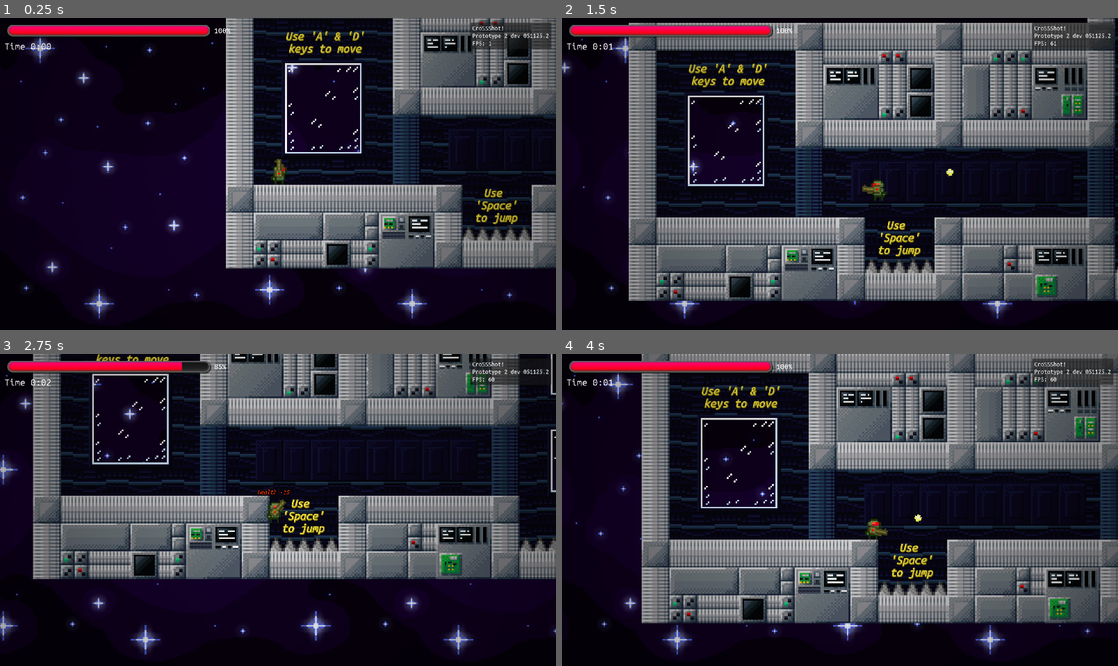
Above: before the commit, frames 1-4 (two rows, left to right).
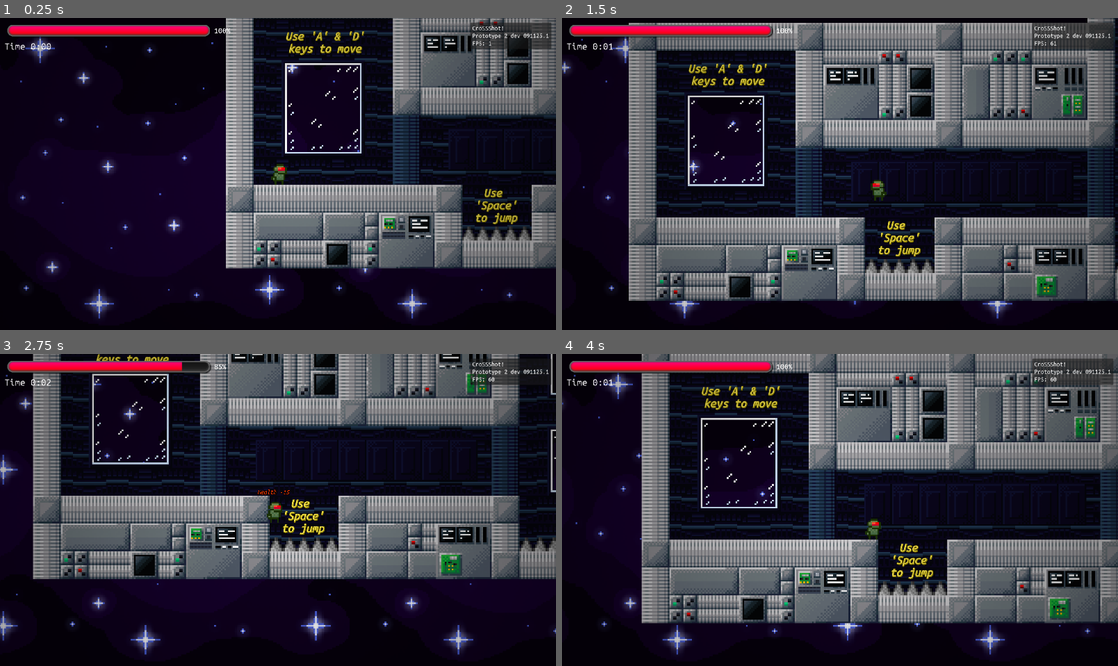
Above: after the commit, the same moments.

Repository: insey0/crossshot
Game: Godot game, scene res://levels/level1/level_1.tscn
The game is run twice, just before and just after one commit, with the same random seed, the same clock (stepped at 60 frames per second) and the same inputs.
Inputs (mouse positions are in pixels of both pictures, inside the frame that each line leads up to):
- Up to frame 1 (0.25 s): no input
- Up to frame 2 (1.5 s): tap Enter at 0.5 s; move the mouse to (962, 158) at 0.52 s; hold D (plr_right) from 0.53 s (still down); click (962, 158) at 0.6 s; tap Space (plr_jump) at 0.77 s; move the mouse to (728, 189) at 1.27 s; tap E (plr_interact) at 1.35 s
- Up to frame 3 (2.75 s): tap Space (plr_jump) at 1.52 s; click (166, 525) at 1.55 s; move the mouse to (333, 441) at 2.02 s; release D (plr_right) at 2.03 s; hold A (plr_left) from 2.03 s (still down); click (333, 441) at 2.1 s
- Up to frame 4 (4 s): move the mouse to (812, 572) at 2.77 s; release A (plr_left) at 2.78 s; hold D (plr_right) from 2.78 s (still down); tap R at 2.85 s; tap Space (plr_jump) at 3.02, 3.77 s; click (812, 572) at 3.05 s; move the mouse to (1006, 556) at 3.52 s; click (1006, 556) at 3.6 s

The runs differ from the first frame. In frame 1, less than 0.1% of the frame differs, in the area x 49-99%, y 4-52%; in frame 2, 0.1%, in the area x 54-99%, y 4-57%; in frame 3, less than 0.1%; in frame 4, 0.1%.

Commit message:
Добавлен подбор оружия

Diff:
--- a/entities/player/player.tscn
+++ b/entities/player/player.tscn
@@ -21,16 +21,13 @@
 [sub_resource type="RectangleShape2D" id="RectangleShape2D_abrql"]
 size = Vector2(36, 66)
 
-[node name="player" type="CharacterBody2D" node_paths=PackedStringArray("weapon_node", "weapon_sprite", "sprite", "muzzle", "shoot_delay", "input", "movement", "weapon", "health", "message") groups=["player"]]
+[node name="player" type="CharacterBody2D" node_paths=PackedStringArray("weapon_node", "weapon_sprite", "sprite", "input", "movement", "weapon", "health", "message") groups=["player"]]
 z_index = 1
 collision_layer = 2
 script = ExtResource("1_bls4j")
 weapon_node = NodePath("weapon")
 weapon_sprite = NodePath("weapon/weapon_sprite")
 sprite = NodePath("player_sprite")
-bullet = ExtResource("2_fkugw")
-muzzle = NodePath("weapon/weapon_muzzle")
-shoot_delay = NodePath("weapon/shoot_delay")
 input = NodePath("input_component")
 movement = NodePath("movement_component")
 weapon = NodePath("weapon_component")
@@ -63,7 +60,7 @@
 position = Vector2(18, 0)
 scale = Vector2(6, 6)
 sprite_frames = ExtResource("2_sglur")
-animation = &"rifle"
+animation = &"none"
 
 [node name="weapon_muzzle" type="Marker2D" parent="weapon"]
 position = Vector2(51, 0)
@@ -78,9 +75,12 @@
 script = ExtResource("3_sglur")
 speed = 800.0
 
-[node name="weapon_component" type="Node" parent="."]
+[node name="weapon_component" type="Node" parent="." node_paths=PackedStringArray("shoot_timer", "muzzle", "sprite")]
 script = ExtResource("6_8fjmc")
-automatic = true
+shoot_timer = NodePath("../weapon/shoot_delay")
+bullet = ExtResource("2_fkugw")
+muzzle = NodePath("../weapon/weapon_muzzle")
+sprite = NodePath("../weapon/weapon_sprite")
 
 [node name="health_component" type="Node" parent="."]
 script = ExtResource("8_26q78")
--- a/entities/player/resources/weapon_sprite_frames.tres
+++ b/entities/player/resources/weapon_sprite_frames.tres
@@ -1,9 +1,23 @@
-[gd_resource type="SpriteFrames" load_steps=2 format=3 uid="uid://dmltpa8gjqkwi"]
+[gd_resource type="SpriteFrames" load_steps=3 format=3 uid="uid://dmltpa8gjqkwi"]
 
 [ext_resource type="Texture2D" uid="uid://dkjeuy0mbbi2j" path="res://entities/player/sprites/weap_rifle.png" id="1_1vp04"]
+[ext_resource type="Texture2D" uid="uid://dmhmkolxkfnn1" path="res://entities/player/sprites/weap_pistol.png" id="1_fb8j8"]
 
 [resource]
 animations = [{
+"frames": [],
+"loop": true,
+"name": &"none",
+"speed": 5.0
+}, {
+"frames": [{
+"duration": 1.0,
+"texture": ExtResource("1_fb8j8")
+}],
+"loop": true,
+"name": &"pistol",
+"speed": 5.0
+}, {
 "frames": [{
 "duration": 1.0,
 "texture": ExtResource("1_1vp04")
--- a/entities/player/scripts/player.gd
+++ b/entities/player/scripts/player.gd
@@ -4,10 +4,6 @@
 @export var weapon_node: Node2D
 @export var weapon_sprite: AnimatedSprite2D
 @export var sprite: AnimatedSprite2D
-
-@export var bullet: PackedScene
-@export var muzzle: Marker2D
-@export var shoot_delay: Timer
 
 @export var input: InputComponent
 @export var movement: MovementComponent
@@ -45,10 +41,14 @@
 	movement.handle_jump(self)
 # Выстрел (signal)
 func _on_shoot() -> void:
-	weapon.shoot(bullet, muzzle, shoot_delay)
+	if not weapon.automatic and weapon.can_single_shoot:
+		weapon.shoot()
+		weapon.can_single_shoot = false
 func _on_shoot_delay_timeout() -> void:
 	if weapon.automatic and input.shoot_held:
-		weapon.shoot(bullet, muzzle, shoot_delay)
+		weapon.shoot()
+	if not weapon.automatic:
+		weapon.can_single_shoot = true
 
 # Изменение здоровья
 func _on_health_changed(new_health: int, _new_max_health: int, damage_value: int, is_damaged: bool) -> void:
--- a/entities/player/scripts/weapon_component.gd
+++ b/entities/player/scripts/weapon_component.gd
@@ -1,18 +1,43 @@
 class_name WeaponComponent
 extends Node
 
-@export var weapon_id: String = "none"
-@export var automatic: bool
+@export var weapon_id: String = "none":
+	set(value):
+		equip(value)
+		sprite.animation = value
+		weapon_id = value
+
+@export var shoot_timer: Timer
+@export var bullet: PackedScene
+@export var muzzle: Marker2D
+@export var sprite: AnimatedSprite2D
+
+var automatic_shoot_delay: float
+var automatic: bool
+var can_single_shoot: bool = true
+var damage: int
 
 func handle_aim(player_pos: Vector2, mouse_pos: Vector2) -> float:
 	var direction: Vector2 = mouse_pos - player_pos
 	var rotation_angle = atan2(direction.y, direction.x)
 	return rotation_angle
 
-func shoot(bullet: PackedScene, muzzle: Marker2D, delay: Timer):
-	var bullet_instance = bullet.instantiate()
-	get_tree().current_scene.add_child(bullet_instance)
-	bullet_instance.global_rotation = muzzle.global_rotation
-	bullet_instance.global_position = muzzle.global_position
+func shoot():
+	if weapon_id != "none":
+		var bullet_instance = bullet.instantiate()
+		get_tree().current_scene.add_child(bullet_instance)
+		bullet_instance.global_rotation = muzzle.global_rotation
+		bullet_instance.global_position = muzzle.global_position
 
-	delay.start()
+	shoot_timer.start()
+
+func equip(id: String):
+	match id:
+		"pistol":
+			automatic = false
+			shoot_timer.wait_time = 0.5
+			damage = 5
+		"rifle":
+			automatic = true
+			shoot_timer.wait_time = automatic_shoot_delay
+			damage = 3
--- a/levels/level1/level_1.tscn
+++ b/levels/level1/level_1.tscn
@@ -13,7 +13,7 @@
 [ext_resource type="PackedScene" uid="uid://bnlrjelia7q3r" path="res://objects/level/moving_platform/moving_platform.tscn" id="9_u3t6j"]
 [ext_resource type="FontFile" uid="uid://by6nnvmcgmek7" path="res://fonts/font_bi.ttf" id="10_54k3g"]
 [ext_resource type="FontFile" uid="uid://bqk618xan8rk6" path="res://fonts/font_i.ttf" id="11_u3t6j"]
-[ext_resource type="PackedScene" uid="uid://ccofjq66buuat" path="res://objects/powerups/weapon_test.tscn" id="14_tl3cw"]
+[ext_resource type="PackedScene" uid="uid://c3p84ghicmnd6" path="res://objects/powerups/weapons/pistol/pistol_pwup.tscn" id="14_tl3cw"]
 
 [sub_resource type="RectangleShape2D" id="RectangleShape2D_icxts"]
 size = Vector2(1920, 1080)
@@ -30,7 +30,7 @@
 [node name="bg_layer" type="Parallax2D" parent="level_bg"]
 repeat_size = Vector2(1080, 1080)
 autoscroll = Vector2(64, 0)
-repeat_times = 10
+repeat_times = 5
 
 [node name="bg_image" type="Sprite2D" parent="level_bg/bg_layer"]
 scale = Vector2(6, 6)
@@ -195,10 +195,5 @@
 to jump"
 horizontal_alignment = 1
 
-[node name="shoot_delay_pwup" parent="." instance=ExtResource("14_tl3cw")]
-position = Vector2(902, -415)
-is_destructible = false
-destruction_time = 999
-effect = null
-display_name = "pistol"
-description = "You're carrying a pistol"
+[node name="pistol_pwup" parent="." instance=ExtResource("14_tl3cw")]
+position = Vector2(1148, -414)
--- a/objects/powerups/shoot_delay/shoot_delay_pwup.gd
+++ b/objects/powerups/shoot_delay/shoot_delay_pwup.gd
@@ -1,5 +1,5 @@
 extends Powerup
 
 func on_pickup(player: Player):
-	if player.shoot_delay.wait_time > 0.05:
-		player.shoot_delay.wait_time -= 0.05
+	if player.weapon.automatic_shoot_delay > 0.05:
+		player.weapon.automatic_shoot_delay -= 0.05
--- a/objects/powerups/weapon_test.tscn
+++ /dev/null
@@ -1,34 +0,0 @@
-[gd_scene load_steps=6 format=3 uid="uid://ccofjq66buuat"]
-
-[ext_resource type="Script" uid="uid://bpni5se4tbkkk" path="res://objects/powerups/shoot_delay/shoot_delay_pwup.gd" id="1_1wuuh"]
-[ext_resource type="Texture2D" uid="uid://edi2c7k68xfe" path="res://ui/sprites/effects/shoot_delay.png" id="2_618pc"]
-[ext_resource type="Texture2D" uid="uid://b2aurqfjtmrd1" path="res://objects/powerups/weapon_template.png" id="3_sdego"]
-[ext_resource type="Texture2D" uid="uid://dmhmkolxkfnn1" path="res://entities/player/sprites/weap_pistol.png" id="4_lipps"]
-
-[sub_resource type="RectangleShape2D" id="RectangleShape2D_x725c"]
-size = Vector2(60, 60)
-
-[node name="shoot_delay_pwup" type="RigidBody2D" groups=["powerups"]]
-collision_layer = 128
-lock_rotation = true
-script = ExtResource("1_1wuuh")
-has_physics = true
-is_destructible = true
-destruction_time = 5
-effect = ExtResource("2_618pc")
-display_name = "shoot delay"
-description = "This effect makes shoot delay shorter, allowing you to shoot faster!"
-
-[node name="pwup_collision" type="CollisionShape2D" parent="."]
-shape = SubResource("RectangleShape2D_x725c")
-debug_color = Color(0.88235295, 0, 0.3647059, 0.56078434)
-
-[node name="pwup_sprite" type="Sprite2D" parent="."]
-scale = Vector2(6, 6)
-texture = ExtResource("3_sdego")
-
-[node name="pwup_over" type="Sprite2D" parent="."]
-position = Vector2(-5.0000005, -1.0000001)
-rotation = -0.7853982
-scale = Vector2(4.6000004, 4.6000004)
-texture = ExtResource("4_lipps")
--- /dev/null
+++ b/objects/powerups/weapons/pistol/pistol_pwup.gd
@@ -0,0 +1,4 @@
+extends Powerup
+
+func on_pickup(player: Player):
+	player.weapon.weapon_id = "pistol"
--- /dev/null
+++ b/objects/powerups/weapons/pistol/pistol_pwup.tscn
@@ -0,0 +1,29 @@
+[gd_scene load_steps=5 format=3 uid="uid://c3p84ghicmnd6"]
+
+[ext_resource type="Texture2D" uid="uid://b2aurqfjtmrd1" path="res://objects/powerups/weapons/weapon_template.png" id="1_mgvon"]
+[ext_resource type="Script" uid="uid://0a0q6ru64kt" path="res://objects/powerups/weapons/pistol/pistol_pwup.gd" id="1_v232u"]
+[ext_resource type="Texture2D" uid="uid://dmhmkolxkfnn1" path="res://entities/player/sprites/weap_pistol.png" id="2_v232u"]
+
+[sub_resource type="RectangleShape2D" id="RectangleShape2D_x725c"]
+size = Vector2(60, 60)
+
+[node name="pistol_pwup" type="RigidBody2D" groups=["powerups"]]
+collision_layer = 128
+lock_rotation = true
+script = ExtResource("1_v232u")
+has_physics = true
+display_name = "pistol"
+
+[node name="pwup_collision" type="CollisionShape2D" parent="."]
+shape = SubResource("RectangleShape2D_x725c")
+debug_color = Color(0.88235295, 0, 0.3647059, 0.56078434)
+
+[node name="pwup_sprite" type="Sprite2D" parent="."]
+scale = Vector2(6, 6)
+texture = ExtResource("1_mgvon")
+
+[node name="pwup_over" type="Sprite2D" parent="."]
+position = Vector2(-5.0000005, -1.0000001)
+rotation = -0.7853982
+scale = Vector2(4.6000004, 4.6000004)
+texture = ExtResource("2_v232u")
--- a/project.godot
+++ b/project.godot
@@ -13,7 +13,7 @@
 config/name="CroSSShot!"
 config/description="CroSSShot! - A hardcore 2D shooter platformer with interesting mechanics.
 Be an SSS! (SuperSuperSuper, not SuckerSuckerSucker)"
-config/version="Prototype 2 dev 051125.2"
+config/version="Prototype 2 dev 091125.1"
 run/main_scene="uid://crbi6la3qck65"
 config/features=PackedStringArray("4.5", "GL Compatibility")
 boot_splash/bg_color=Color(0, 0, 0, 1)
--- a/ui/scripts/ui_manager.gd
+++ b/ui/scripts/ui_manager.gd
@@ -47,11 +47,12 @@
 	level_timer.start()
 
 func _on_new_effect(effect_texture: Texture2D, effect_name: String, effect_description: String):
-	var new_effect := Effect.new()
-	effects_container.add_child(new_effect)
-	new_effect.custom_minimum_size = Vector2(48.0, 48.0)
+	if effect_texture:
+		var new_effect := Effect.new()
+		effects_container.add_child(new_effect)
+		new_effect.custom_minimum_size = Vector2(48.0, 48.0)
 
-	new_effect.effect_texture = effect_texture
-	new_effect.description = effect_description
-	new_effect.display_name = effect_name.capitalize()
-	new_effect.tooltip = mouse_tooltip
+		new_effect.effect_texture = effect_texture
+		new_effect.description = effect_description
+		new_effect.display_name = effect_name.capitalize()
+		new_effect.tooltip = mouse_tooltip
Not shown, added: objects/powerups/weapons/pistol/pistol_pwup.gd.uid
Renamed: objects/powerups/weapon_template.png -> objects/powerups/weapons/weapon_template.png
Not shown, changed: objects/powerups/weapons/weapon_template.png.import
